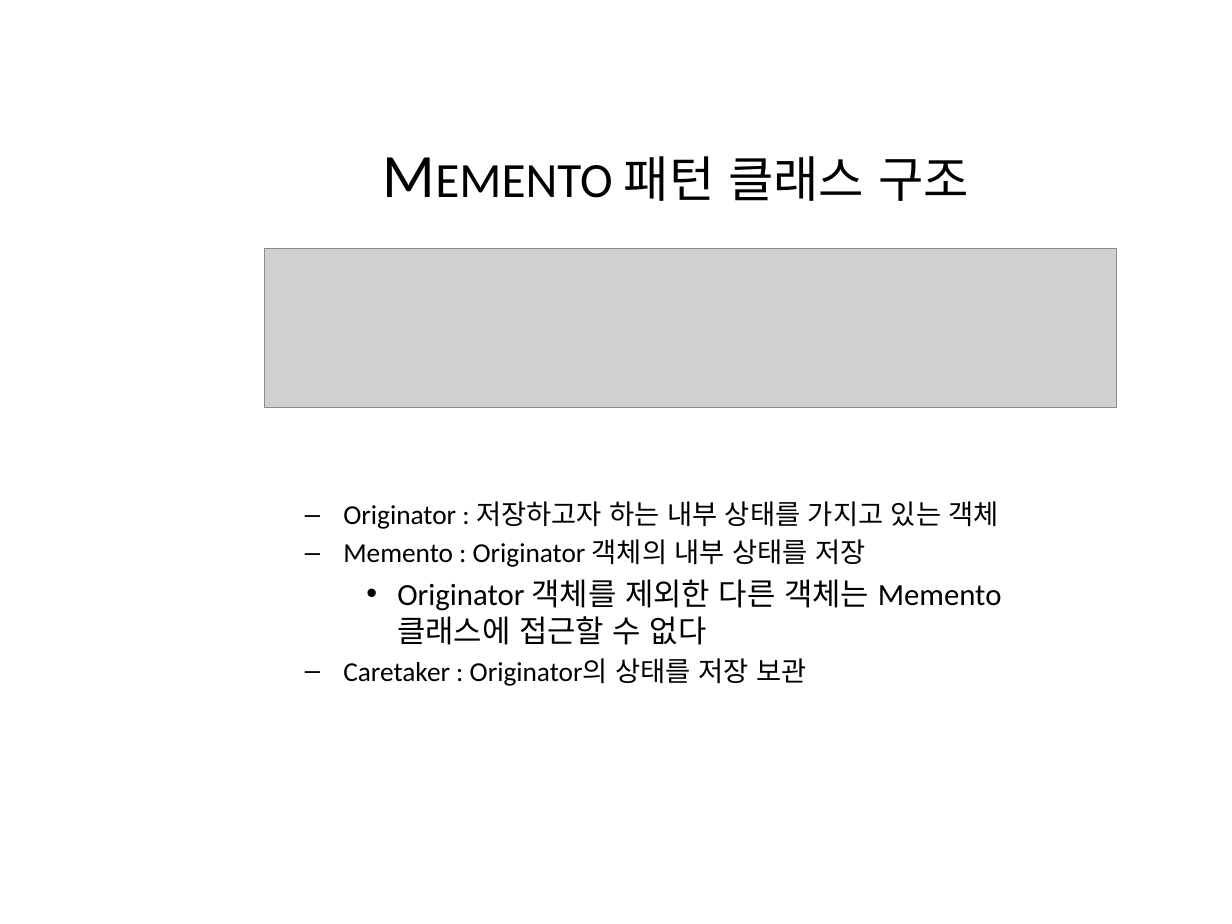
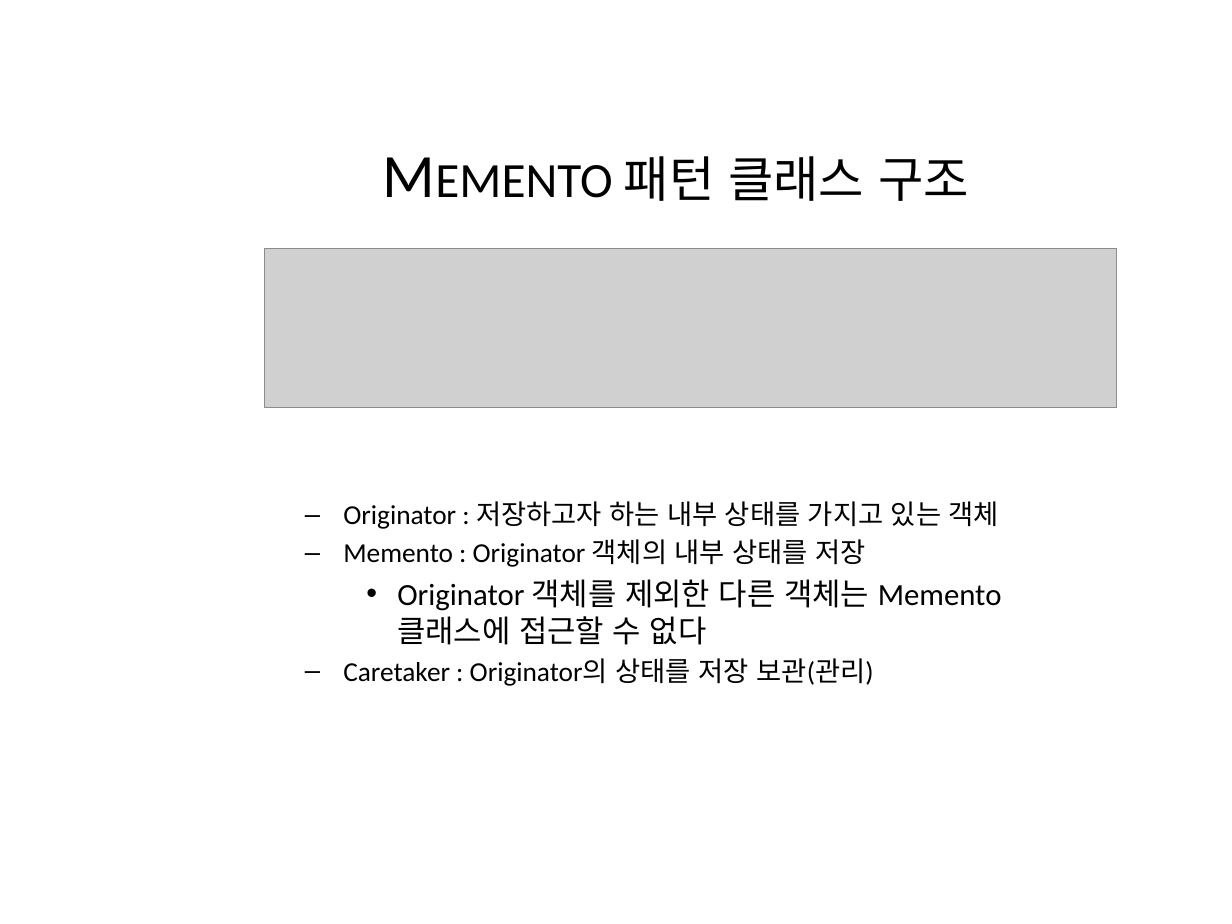
Before and after one commit to CppKorea/DesignPattern, a slide deck: slide 3 of 5th Sutdy/Memento/Memento.pptx. Drawn at 1232x924 pixels with LibreOffice and Linux fonts; fonts in the diff are those of the drawing; grey boxes stand for pictures; background and template pictures are left out. Boxes give left, top, right and bottom in pixels: in the first picture for what was removed or moved away, otherwise in the second. Text is boxed around its words. In the diff, an @@ line names an element or a change of style, - is before the commit and + after.

```diff
--- a/5th Sutdy/Memento/Memento.pptx
+++ b/5th Sutdy/Memento/Memento.pptx
@@ text at box(343, 658, 873, 686): text changed @@
-  – Caretaker : Originator의 상태를 저장 보관
+  – Caretaker : Originator의 상태를 저장 보관(관리)
```
Also in this commit, not shown: 2 other slides changed, 1 slide added, 5 other files.
